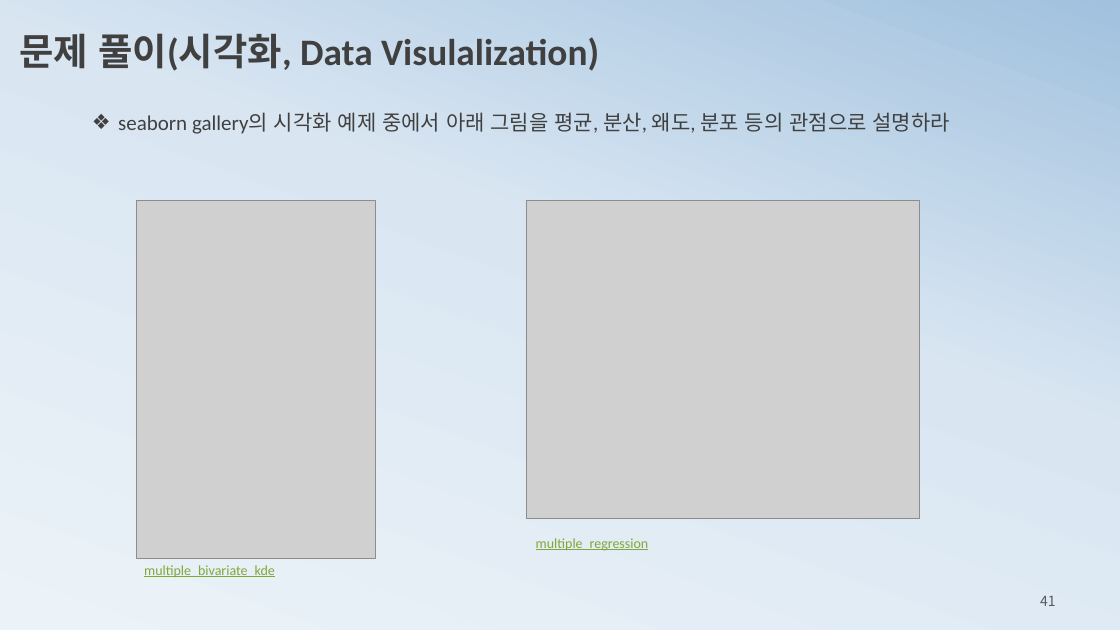
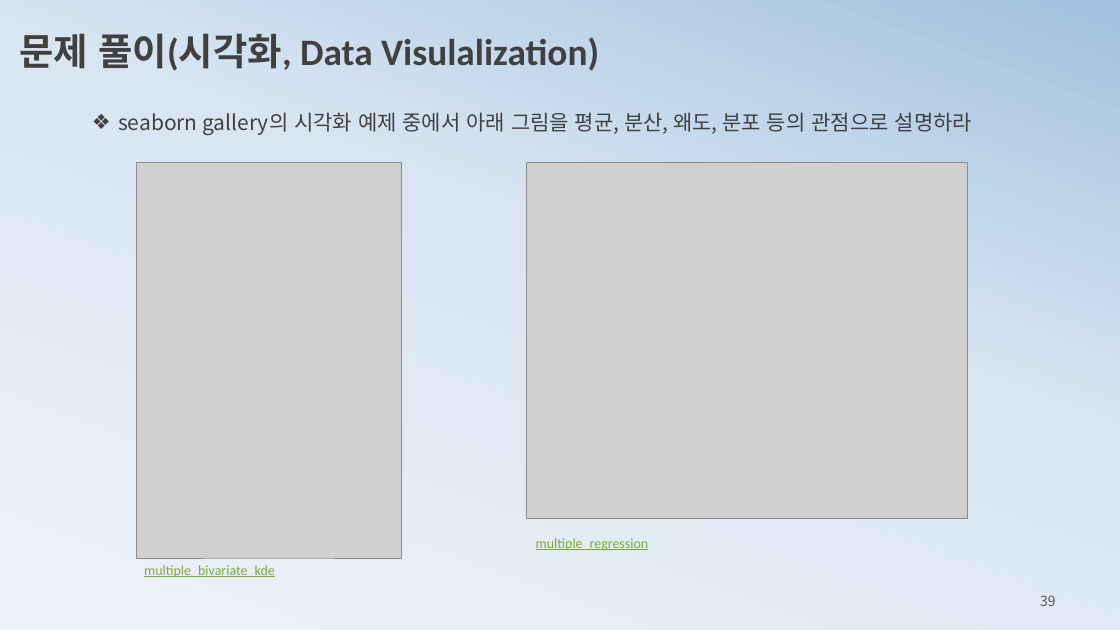
Before and after one commit to ancestor9/mathematics-for-machine-learning, a slide deck: slide 39 of 1_statistics for machine learning.pptx (slide 41 before the commit). Drawn at 1120x630 pixels with LibreOffice and Linux fonts; fonts in the diff are those of the drawing; grey boxes stand for pictures. Boxes give left, top, right and bottom in pixels: in the first picture for what was removed or moved away, otherwise in the second. Text is boxed around its words. In the diff, an @@ line names an element or a change of style, - is before the commit and + after.

```diff
--- a/1_statistics for machine learning.pptx
+++ b/1_statistics for machine learning.pptx
@@ text "seaborn gallery의 시각화 예제 중에서 ..." at [118,112,972,135]: font Calibri to Noto Sans CJK KR @@
@@ picture: place and size @@
-picture at [136,201,376,559]
+picture at [136,162,401,558]
@@ picture: place and size @@
-picture at [527,201,920,518]
+picture at [527,162,967,518]
@@ page number at [1040,595,1056,606]: text changed @@
-41
+39
```
Also in this commit, not shown: 18 other slides changed, 5 slides added, 2 slides removed.
